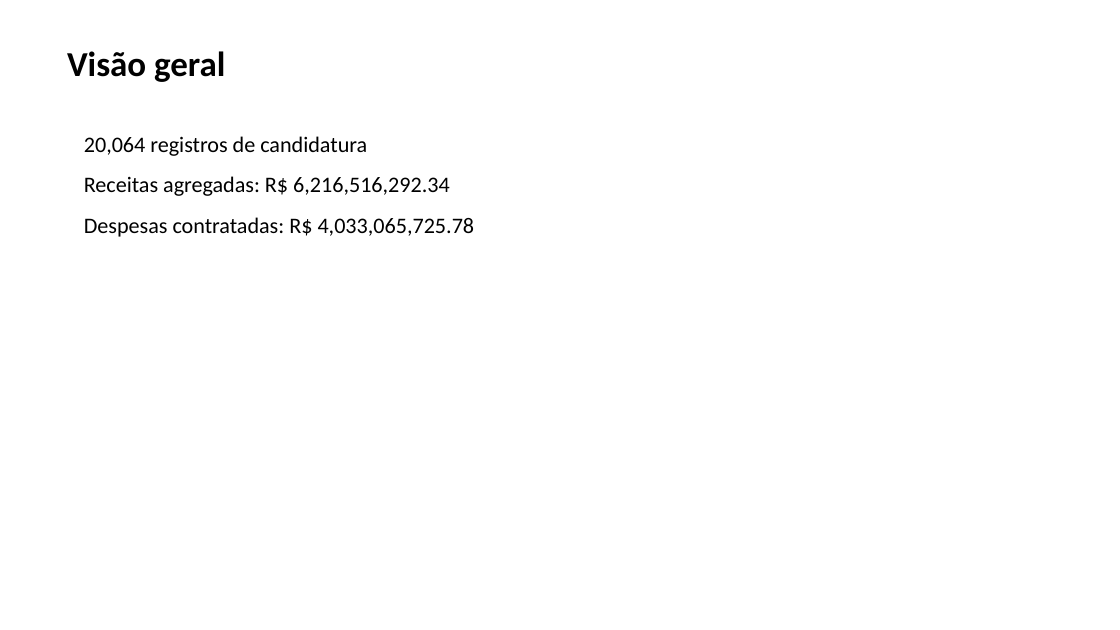
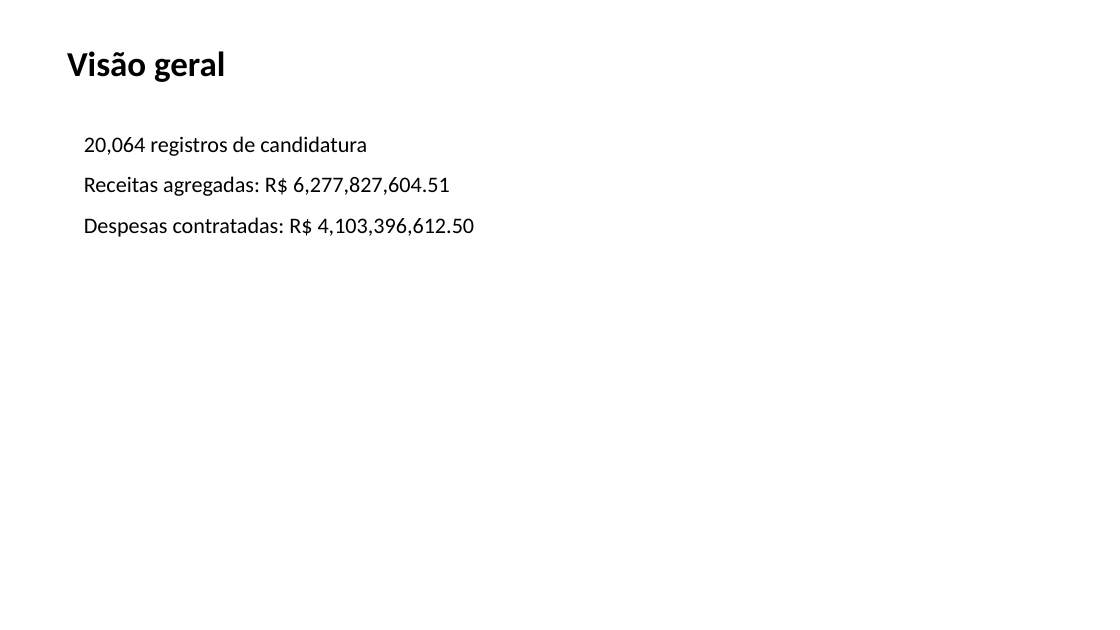
Before and after one commit to MSsanto/Analise-eleitoral, a slide deck: slide 2 of presentations/briefing-executivo-latest.pptx. Drawn at 1120x630 pixels with LibreOffice and Linux fonts; fonts in the diff are those of the drawing. Boxes give left, top, right and bottom in pixels: in the first picture for what was removed or moved away, otherwise in the second. Text is boxed around its words. In the diff, an @@ line names an element or a change of style, - is before the commit and + after.

```diff
--- a/presentations/briefing-executivo-latest.pptx
+++ b/presentations/briefing-executivo-latest.pptx
@@ text at <box>84,176,475,237</box>: text changed @@
-Receitas agregadas: R$ 6,216,516,292.34
-Despesas contratadas: R$ 4,033,065,725.78
+Receitas agregadas: R$ 6,277,827,604.51
+Despesas contratadas: R$ 4,103,396,612.50
```
Also in this commit, not shown: 14 other files.
